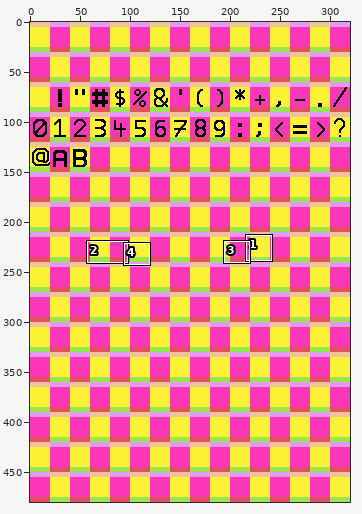
Pixel-art file -- utils/font_maker/font.aseprite. Above: a wide view before the commit, with the close-up outlined.
Close-up. First the earlier version:
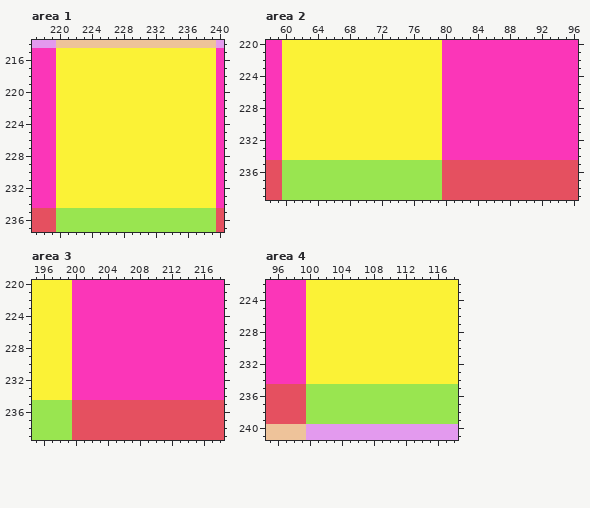
320x480 pixels, 1 frame. Shown: area 1: x 217..240, y 214..237; area 2: x 58..96, y 220..239; area 3: x 195..218, y 220..239; area 4: x 95..118, y 222..241. The commit also changed other parts of the picture, which this record leaves out.
New version:
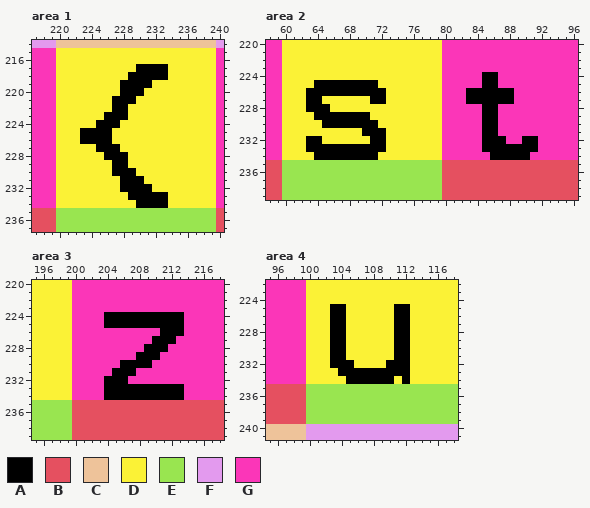
Palette (. is transparent): A #000000  B #e55060  C #eec39a  D #fbf236  E #99e550  F #e39aee  G #fb36b8
What changed:
--- area 1, layer "Layer 2"
@@ x 221..235 @@
 216 DDDDDDDDDDDDDDD
-217 DDDDDDDDDDDDDDD
-218 DDDDDDDDDDDDDDD
-219 DDDDDDDDDDDDDDD
-220 DDDDDDDDDDDDDDD
-221 DDDDDDDDDDDDDDD
-222 DDDDDDDDDDDDDDD
-223 DDDDDDDDDDDDDDD
-224 DDDDDDDDDDDDDDD
-225 DDDDDDDDDDDDDDD
-226 DDDDDDDDDDDDDDD
-227 DDDDDDDDDDDDDDD
-228 DDDDDDDDDDDDDDD
-229 DDDDDDDDDDDDDDD
-230 DDDDDDDDDDDDDDD
-231 DDDDDDDDDDDDDDD
-232 DDDDDDDDDDDDDDD
-233 DDDDDDDDDDDDDDD
-234 DDDDDDDDDDDDDDD
+217 DDDDDDDDDAAAADD
+218 DDDDDDDDAAAAADD
+219 DDDDDDDAAAADDDD
+220 DDDDDDDAAADDDDD
+221 DDDDDDAAADDDDDD
+222 DDDDDDAADDDDDDD
+223 DDDDDAAADDDDDDD
+224 DDDDAAADDDDDDDD
+225 DDAAAADDDDDDDDD
+226 DDAAAADDDDDDDDD
+227 DDDDAAADDDDDDDD
+228 DDDDDAAADDDDDDD
+229 DDDDDDAADDDDDDD
+230 DDDDDDAAADDDDDD
+231 DDDDDDDAAADDDDD
+232 DDDDDDDAAAADDDD
+233 DDDDDDDDAAAAADD
+234 DDDDDDDDDAAAADD
 235 EEEEEEEEEEEEEEE
--- area 2, layer "Layer 2"
@@ x 58..96 @@
 223 GGDDDDDDDDDDDDDDDDDDDDGGGGGGGGGGGGGGGGG
-224 GGDDDDDDDDDDDDDDDDDDDDGGGGGGGGGGGGGGGGG
-225 GGDDDDDDDDDDDDDDDDDDDDGGGGGGGGGGGGGGGGG
-226 GGDDDDDDDDDDDDDDDDDDDDGGGGGGGGGGGGGGGGG
-227 GGDDDDDDDDDDDDDDDDDDDDGGGGGGGGGGGGGGGGG
-228 GGDDDDDDDDDDDDDDDDDDDDGGGGGGGGGGGGGGGGG
-229 GGDDDDDDDDDDDDDDDDDDDDGGGGGGGGGGGGGGGGG
-230 GGDDDDDDDDDDDDDDDDDDDDGGGGGGGGGGGGGGGGG
-231 GGDDDDDDDDDDDDDDDDDDDDGGGGGGGGGGGGGGGGG
-232 GGDDDDDDDDDDDDDDDDDDDDGGGGGGGGGGGGGGGGG
-233 GGDDDDDDDDDDDDDDDDDDDDGGGGGGGGGGGGGGGGG
-234 GGDDDDDDDDDDDDDDDDDDDDGGGGGGGGGGGGGGGGG
+224 GGDDDDDDDDDDDDDDDDDDDDGGGGGAAGGGGGGGGGG
+225 GGDDDDAAAAAAAADDDDDDDDGGGGGAAGGGGGGGGGG
+226 GGDDDAAAAAAAAAADDDDDDDGGGAAAAAAGGGGGGGG
+227 GGDDDAADDDDDDAADDDDDDDGGGAAAAAAGGGGGGGG
+228 GGDDDAAADDDDDDDDDDDDDDGGGGGAAGGGGGGGGGG
+229 GGDDDDAAAAAAADDDDDDDDDGGGGGAAGGGGGGGGGG
+230 GGDDDDDAAAAAAADDDDDDDDGGGGGAAGGGGGGGGGG
+231 GGDDDDDDDDDDAAADDDDDDDGGGGGAAGGGGGGGGGG
+232 GGDDDAADDDDDDAADDDDDDDGGGGGAAAGGAAGGGGG
+233 GGDDDAAAAAAAAAADDDDDDDGGGGGAAAAAAAGGGGG
+234 GGDDDDAAAAAAAADDDDDDDDGGGGGGAAAAAGGGGGG
 235 BBEEEEEEEEEEEEEEEEEEEEBBBBBBBBBBBBBBBBB
--- area 3, layer "Layer 2"
@@ x 202..215 @@
 223 GGGGGGGGGGGGGG
-224 GGGGGGGGGGGGGG
-225 GGGGGGGGGGGGGG
-226 GGGGGGGGGGGGGG
-227 GGGGGGGGGGGGGG
-228 GGGGGGGGGGGGGG
-229 GGGGGGGGGGGGGG
-230 GGGGGGGGGGGGGG
-231 GGGGGGGGGGGGGG
-232 GGGGGGGGGGGGGG
-233 GGGGGGGGGGGGGG
-234 GGGGGGGGGGGGGG
+224 GGAAAAAAAAAAGG
+225 GGAAAAAAAAAAGG
+226 GGGGGGGGGAAAGG
+227 GGGGGGGGAAAGGG
+228 GGGGGGGAAAGGGG
+229 GGGGGGAAAGGGGG
+230 GGGGAAAAGGGGGG
+231 GGGAAAGGGGGGGG
+232 GGAAAGGGGGGGGG
+233 GGAAAAAAAAAAGG
+234 GGAAAAAAAAAAGG
 235 BBBBBBBBBBBBBB
--- area 4, layer "Layer 2"
@@ x 101..114 @@
 224 DDDDDDDDDDDDDD
-225 DDDDDDDDDDDDDD
-226 DDDDDDDDDDDDDD
-227 DDDDDDDDDDDDDD
-228 DDDDDDDDDDDDDD
-229 DDDDDDDDDDDDDD
-230 DDDDDDDDDDDDDD
-231 DDDDDDDDDDDDDD
-232 DDDDDDDDDDDDDD
-233 DDDDDDDDDDDDDD
-234 DDDDDDDDDDDDDD
+225 DDAADDDDDDAADD
+226 DDAADDDDDDAADD
+227 DDAADDDDDDAADD
+228 DDAADDDDDDAADD
+229 DDAADDDDDDAADD
+230 DDAADDDDDDAADD
+231 DDAADDDDDDAADD
+232 DDAAADDDDAAADD
+233 DDDAAAAAAAAADD
+234 DDDDAAAAAADADD
 235 EEEEEEEEEEEEEE
Boxes around the changes in both close-ups, in picture pixels (x1, y1, x2, y2):
changed: (80, 64, 168, 208)
changed: (466, 72, 538, 160)
changed: (306, 80, 386, 160)
changed: (104, 312, 184, 400)
changed: (330, 304, 410, 384)
